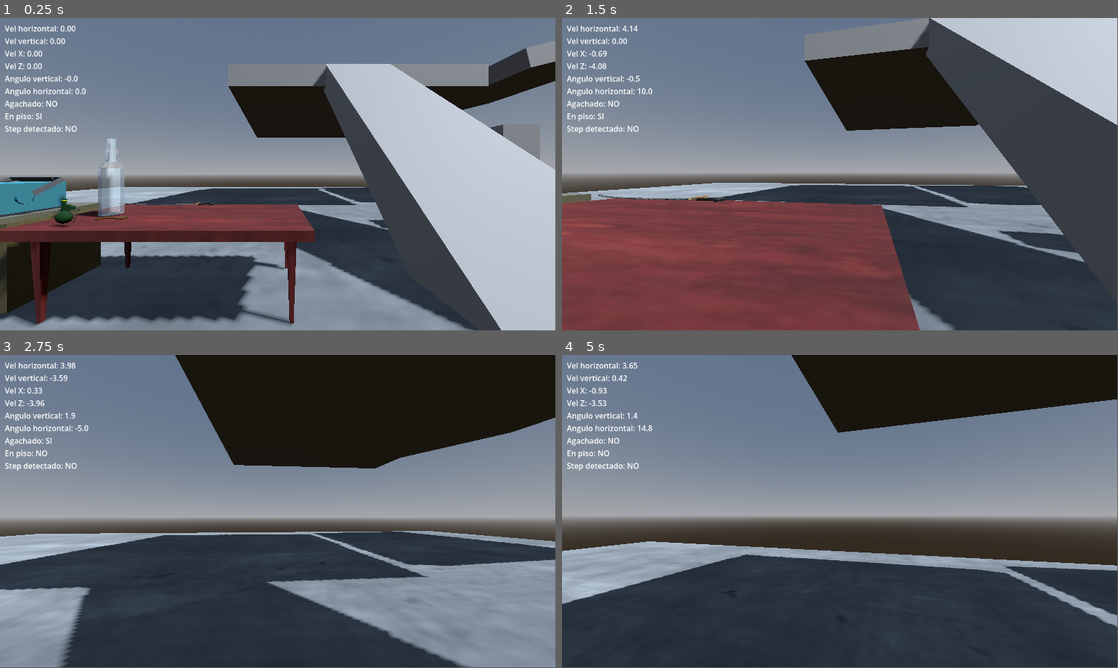
Above: before the commit, frames 1-4 (two rows, left to right).
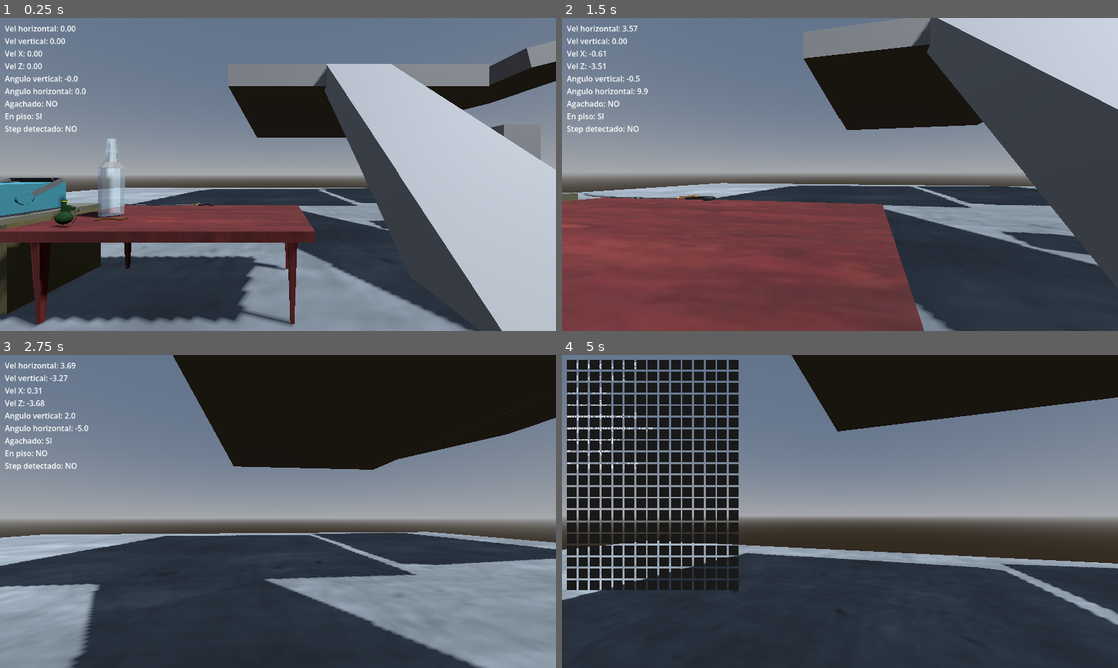
Above: after the commit, the same moments.

Repository: ElVerdulero2001/tun-tun-tun-sahur-el-juego-copia-de-Peripeteia-
Game: Godot game, scene res://levels/movement_test.tscn
Two runs of this game, one before a commit and one after it. Both use one fixed random seed, a clock stepped at 60 frames per second and the inputs below.
Inputs (mouse positions are in pixels of both pictures, inside the frame that each line leads up to):
- Up to frame 1 (0.25 s): no input
- Up to frame 2 (1.5 s): tap Enter at 0.5 s; move the mouse to (867, 171) at 0.52 s; hold Ctrl (crouch) 0.53-1.28 s; hold W (move_forward) from 0.53 s (still down); tap Space (jump) at 0.77 s; move the mouse to (812, 174) at 1.27 s; tap Ctrl (crouch) at 1.35 s
- Up to frame 3 (2.75 s): keep holding W (move_forward); tap Space (jump) at 1.52 s; move the mouse to (289, 505) at 2.02 s; hold E (interactuar) from 2.03 s (still down); tap Ctrl (crouch) at 2.3 s
- Up to frame 4 (5 s): keep holding W (move_forward); move the mouse to (834, 514) at 2.77 s; release E (interactuar) at 2.78 s; tap Shift (run) at 2.85 s; tap Space (jump) at 3.02, 3.77, 4.52 s; tap Ctrl (crouch) at 3.05, 4.55 s; move the mouse to (878, 514) at 3.52 s; hold Ctrl (crouch) 3.53-4.28 s; tap T (tirar_item) at 3.6 s; tap Tab (toggle_inventario, bound only after the commit) at 4.15 s; move the mouse to (795, 508) at 4.27 s; tap K (toggle_trail) at 4.35 s
The window is 799x449 before the commit and 800x450 after it. Grey fills any space a smaller window leaves; there, only what the larger window draws over its background counts as a difference.

The runs differ from the first frame. In frame 1, 1.9% of the frame differs, in the area x 0-100%, y 0-100%; in frame 2, 3.7%; in frame 3, 3.6%; in frame 4, 18%, in the area x 0-100%, y 0-88%.

Commit message:
inventario - grilla con escalado dinamico por resolucion

Diff:
--- a/project.godot
+++ b/project.godot
@@ -20,6 +20,11 @@
 Catalogo="*uid://hqqps24vrcnr"
 Inventario="*uid://ctadtowboqcwg"
 UIHacking="*uid://vmyxlqj06ho8"
+UiInventario="*uid://cxm11mhaddb7c"
+
+[display]
+
+window/stretch/mode="viewport"
 
 [input]
 
@@ -73,6 +78,11 @@
 "events": [Object(InputEventKey,"resource_local_to_scene":false,"resource_name":"","device":-1,"window_id":0,"alt_press …(192 unchanged characters)…
 ]
 }
+toggle_inventario={
+"deadzone": 0.2,
+"events": [Object(InputEventKey,"resource_local_to_scene":false,"resource_name":"","device":-1,"window_id":0,"alt_pressed":false,"shift_pressed":false,"ctrl_pressed":false,"meta_pressed":false,"pressed":false,"keycode":0,"physical_keycode":4194306,"key_label":0,"unicode":0,"location":0,"echo":false,"script":null)
+]
+}
 
 [physics]
 
--- /dev/null
+++ b/scenes/components/ui_inventario.tscn
@@ -0,0 +1,19 @@
+[gd_scene format=3 uid="uid://cxm11mhaddb7c"]
+
+[ext_resource type="Script" uid="uid://c8xsse002apmw" path="res://scripts/player n entities/inventory/ui_inventario.gd" id="1_1rhiy"]
+
+[node name="UIInventario" type="CanvasLayer" unique_id=671206665]
+script = ExtResource("1_1rhiy")
+
+[node name="Control" type="Control" parent="." unique_id=2842172]
+layout_mode = 3
+anchors_preset = 15
+anchor_right = 1.0
+anchor_bottom = 1.0
+grow_horizontal = 2
+grow_vertical = 2
+
+[node name="Grilla" type="GridContainer" parent="Control" unique_id=992035420]
+layout_mode = 0
+offset_right = 40.0
+offset_bottom = 40.0
--- a/scenes/props/dinamic/botella_standar_1.tscn
+++ b/scenes/props/dinamic/botella_standar_1.tscn
@@ -3,6 +3,8 @@
 [ext_resource type="Script" uid="uid://b8651sadk2hwi" path="res://scripts/player n entities/interactable.gd" id="1_2fu4y"]
 [ext_resource type="Resource" uid="uid://5c2lon8qkibf" path="res://assets/data/collectibles/consumables/botella.tres" id="2_3xdfp"]
 [ext_resource type="PackedScene" uid="uid://b6bccki5m1ngx" path="res://assets/models/collectibles/botella_horrible4.glb" id="3_w7sxs"]
+
+[sub_resource type="PhysicsMaterial" id="PhysicsMaterial_fhtrf"]
 
 [sub_resource type="CylinderShape3D" id="CylinderShape3D_g4t4m"]
 height = 1.1
@@ -11,6 +13,8 @@
 [node name="botella_standar_1" type="RigidBody3D" unique_id=1598823837]
 collision_layer = 10
 collision_mask = 9
+physics_material_override = SubResource("PhysicsMaterial_fhtrf")
+linear_damp = 2.0
 script = ExtResource("1_2fu4y")
 data = ExtResource("2_3xdfp")
 
--- a/scenes/props/dinamic/granada_01.tscn
+++ b/scenes/props/dinamic/granada_01.tscn
@@ -3,6 +3,8 @@
 [ext_resource type="PackedScene" uid="uid://l4mkmga0sqmh" path="res://assets/models/collectibles/granada1.glb" id="1_fusaa"]
 [ext_resource type="Script" uid="uid://b8651sadk2hwi" path="res://scripts/player n entities/interactable.gd" id="1_xk7dm"]
 [ext_resource type="Resource" uid="uid://cgmbp2odwkc88" path="res://assets/data/collectibles/weapons/granada.tres" id="2_jpvmg"]
+
+[sub_resource type="PhysicsMaterial" id="PhysicsMaterial_jpvmg"]
 
 [sub_resource type="CapsuleShape3D" id="CapsuleShape3D_xk7dm"]
 radius = 0.1
@@ -11,6 +13,8 @@
 [node name="granada_01" type="RigidBody3D" unique_id=1896426358]
 collision_layer = 10
 collision_mask = 9
+physics_material_override = SubResource("PhysicsMaterial_jpvmg")
+linear_damp = 2.0
 script = ExtResource("1_xk7dm")
 data = ExtResource("2_jpvmg")
 
--- a/scenes/props/dinamic/sable_san_martin_1.tscn
+++ b/scenes/props/dinamic/sable_san_martin_1.tscn
@@ -2,7 +2,7 @@
 
 [ext_resource type="PackedScene" uid="uid://bhr8u0r0meas0" path="res://assets/models/collectibles/machetedesanmartin4.glb" id="1_et5r5"]
 [ext_resource type="Script" uid="uid://b8651sadk2hwi" path="res://scripts/player n entities/interactable.gd" id="1_kchcn"]
-[ext_resource type="Resource" uid="uid://s5ycp1augdjr" path="res://assets/data/collectibles/consumables/sable.tres" id="2_idbr6"]
+[ext_resource type="Resource" uid="uid://s5ycp1augdjr" path="res://assets/data/collectibles/weapons/sable.tres" id="2_idbr6"]
 
 [sub_resource type="BoxShape3D" id="BoxShape3D_kchcn"]
 size = Vector3(1.82, 0.1, 0.315)
--- a/scenes/props/static/door_rust_01.tscn
+++ b/scenes/props/static/door_rust_01.tscn
@@ -8,7 +8,7 @@
 size = Vector3(1.49, 2.46, 0.205)
 
 [node name="door_rust_01" type="AnimatableBody3D" unique_id=2111091655]
-collision_layer = 2
+collision_layer = 3
 script = ExtResource("1_tnq7p")
 data = ExtResource("2_o1rq1")
 
--- /dev/null
+++ b/scripts/player n entities/inventory/ui_inventario.gd
@@ -0,0 +1,26 @@
+extends CanvasLayer
+
+@onready var grilla = $Control/Grilla
+
+const COLS = 15
+const ROWS = 20
+const CELL_SIZE = 20
+
+func _ready():
+	visible = false
+	_construir_grilla()
+
+func _construir_grilla():
+	var escala = get_viewport().get_visible_rect().size.y / 648.0
+	var cell_size = int(CELL_SIZE * escala)
+	grilla.columns = COLS
+	grilla.position = Vector2(10, 10)
+	for i in range(ROWS * COLS):
+		var celda = ColorRect.new()
+		celda.custom_minimum_size = Vector2(cell_size, cell_size)
+		celda.color = Color(0.1, 0.1, 0.1)
+		grilla.add_child(celda)
+
+func _input(event):
+	if event.is_action_pressed("toggle_inventario"):
+		visible = !visible
--- a/scripts/player n entities/player.gd
+++ b/scripts/player n entities/player.gd
@@ -64,7 +64,7 @@
 		velocity.y = JUMP_VELOCITY
 		jumped = true
 
-	var target_height = 1.0 if is_crouching else 2.0
+	var target_height = 0.8 if is_crouching else 2.0
 	var target_camera_y = 0.4 if is_crouching else 0.706
 	collision.shape.height = lerp(collision.shape.height, target_height, CROUCH_SPEED_TRANSITION * delta)
 	camera.position.y = lerp(camera.position.y, target_camera_y, CROUCH_SPEED_TRANSITION * delta)
Not shown: 1 places in assets/data/collectibles/weapons/sable.tres that only renumber resources
Not shown, added: scripts/player n entities/inventory/ui_inventario.gd.uid
